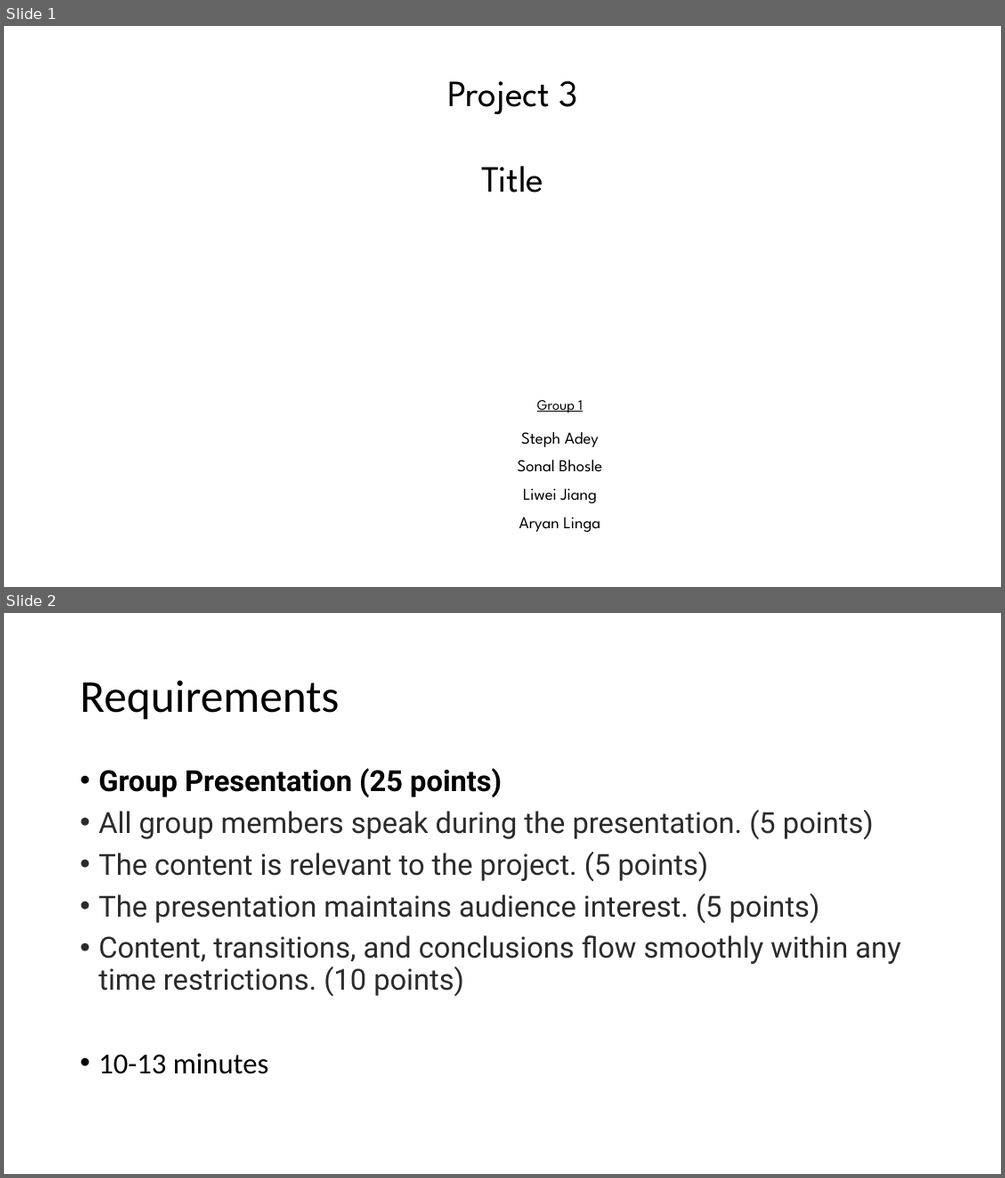
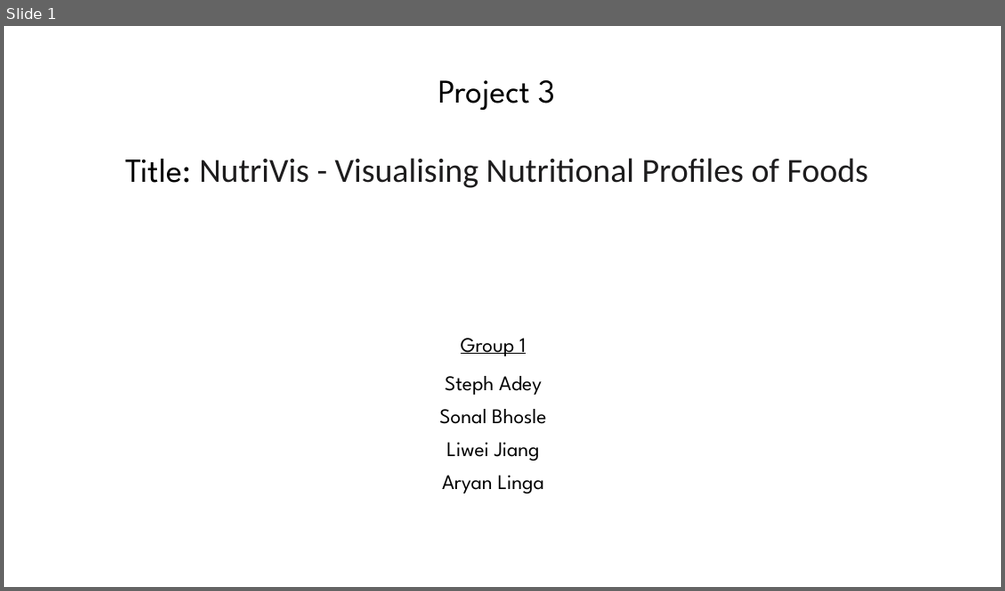
Before and after one commit to SonalBhosle23/Project-3-Group-1, a slide deck: Presentation_Project3_Group1.pptx. Shown one above the other, each under a label of ours: slides 1 and 2 before the commit, slide 1 after it. The pictures are 1005x1178 and 1005x591 pixels, drawn with LibreOffice and Linux fonts; fonts in the diff are those of the drawing. Boxes give left, top, right and bottom in pixels: in the first picture for what was removed or moved away, otherwise in the second. Text is boxed around its words. In the diff, an @@ line names an element or a change of style, - is before the commit and + after.

```diff
--- a/Presentation_Project3_Group1.pptx
+++ b/Presentation_Project3_Group1.pptx
@@ slide 2 removed at <box>4,613,1001,1174</box>, background #FFFFFF @@
@@ title removed at <box>80,680,339,720</box> @@
-Requirements
@@ text removed at <box>98,768,900,1074</box> @@
-• Group Presentation (25 points)
-• All group members speak during the presentation. (5 points)
-• The content is relevant to the project. (5 points)
-• The presentation maintains audience interest. (5 points)
-• Content, transitions, and conclusions flow smoothly within any time restrictions. (10 points)
-• 10-13 minutes
@@ slide 1 changed as well @@
@@ subtitle "Project 3": place and size @@
-subtitle "Project 3" at <box>447,81,578,192</box>
+subtitle "Project 3" at <box>125,80,868,188</box>
@@ subtitle at <box>438,80,555,110</box>: size 35.6 to 31.9 pt in "Project 3" @@
@@ subtitle at <box>125,158,868,188</box>: text changed; size 35.6 to 32.5 pt; font League Spartan to Calibri; text colour #000000 to #1D1C1D @@
-Title
+Title: NutriVis - Visualising Nutritional Profiles of Foods
@@ text "Group 1": place and size @@
-text "Group 1" at <box>518,400,602,532</box>
+text "Group 1" at <box>439,338,546,493</box>
@@ text "Group 1" at <box>439,338,546,493</box>: size 14 to 20 pt in "Group 1"; size 16 to 20 pt in "Steph Adey", "Sonal Bhosle", "Liwei Jiang", "Aryan Linga" @@
```
Also in this commit, not shown: 6 slides added, 10 other files.
